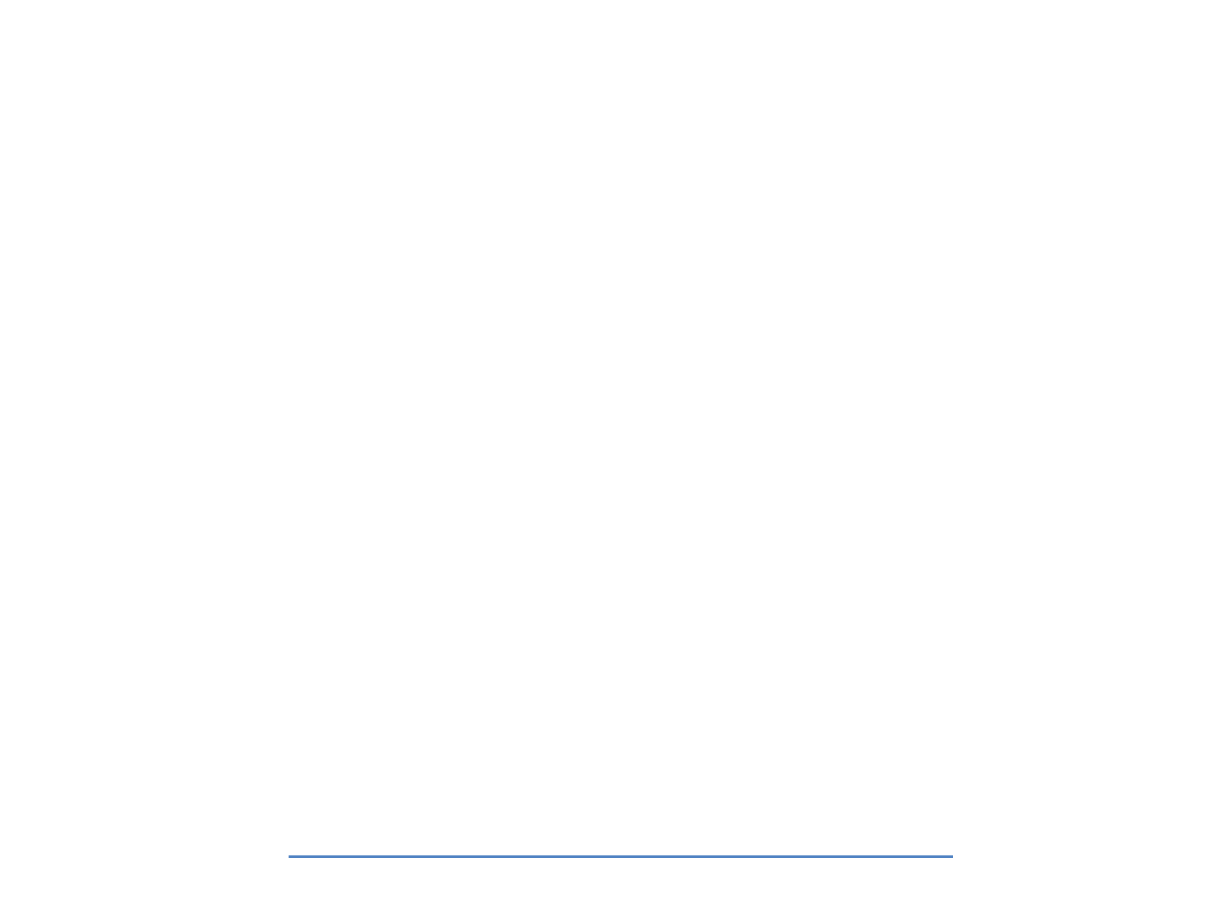
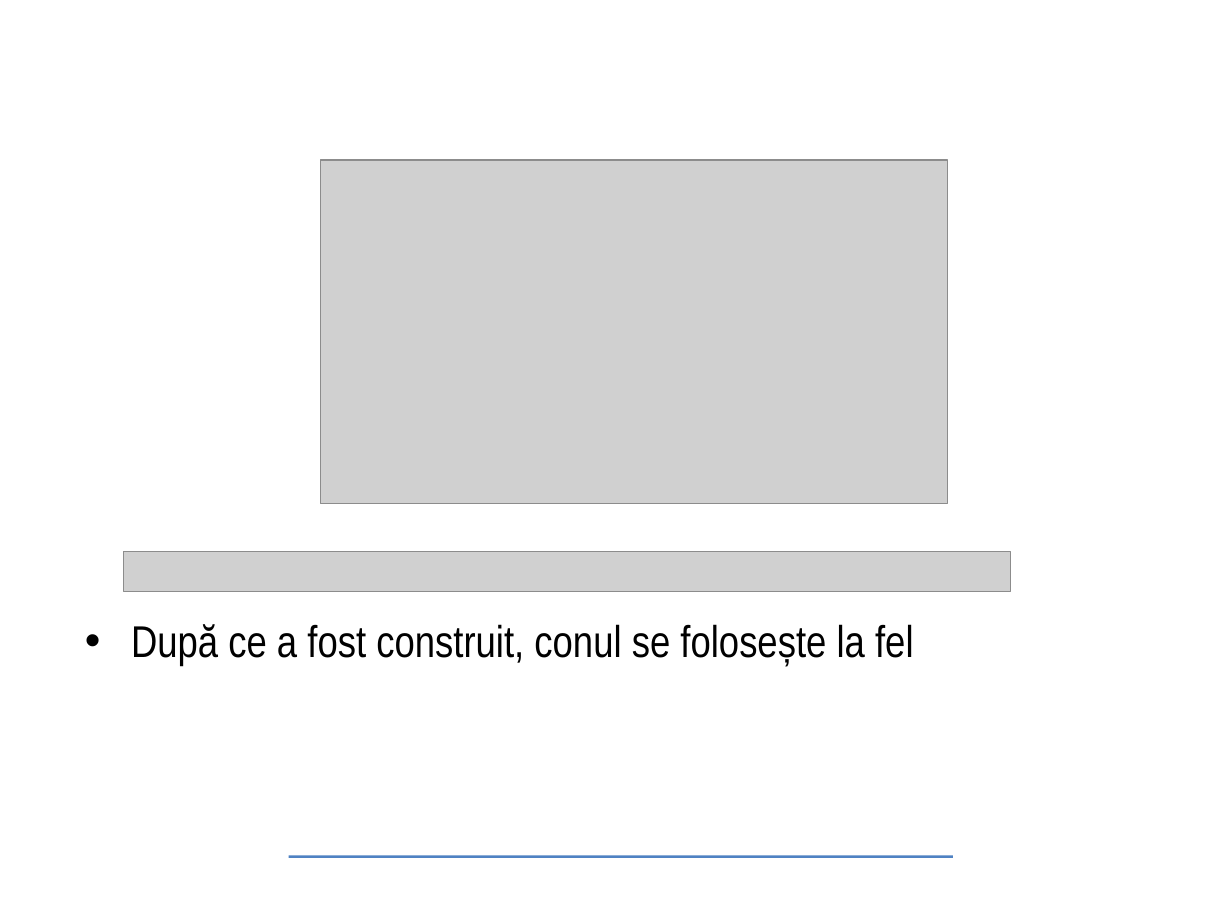
Before and after one commit to Tureyz/test, a slide deck: slide 8 of presentation/master-presentation-ro.odp. Drawn at 1232x924 pixels with LibreOffice and Linux fonts; fonts in the diff are those of the drawing; grey boxes stand for pictures; background and template pictures are left out. Boxes give left, top, right and bottom in pixels: in the first picture for what was removed or moved away, otherwise in the second. Text is boxed around its words. In the diff, an @@ line names an element or a change of style, - is before the commit and + after.

```diff
--- a/presentation/master-presentation-ro.odp
+++ b/presentation/master-presentation-ro.odp
@@ picture added at (320, 160, 947, 504) @@
@@ picture added at (123, 552, 1010, 591) @@
@@ text added at (131, 624, 914, 666), 26 pt, text #000000 @@
+• După ce a fost construit, conul se folosește la fel
```
Also in this commit, not shown: 9 other slides changed, 3 slides added, 2 slides removed, 6 other files.
